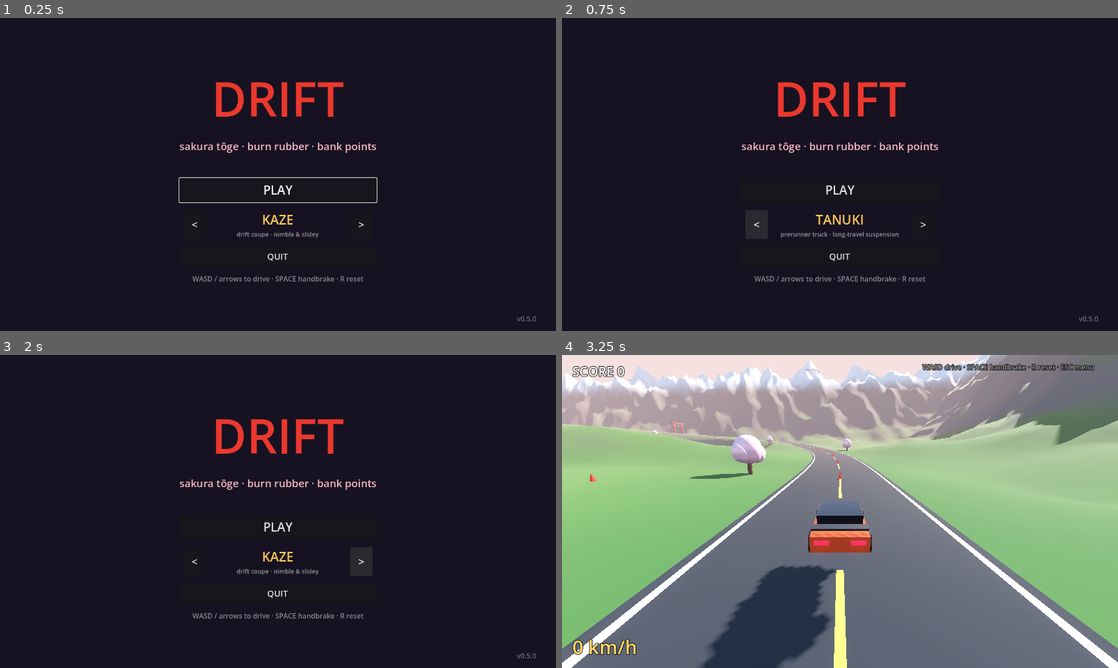
Above: before the commit, frames 1-4 (two rows, left to right).
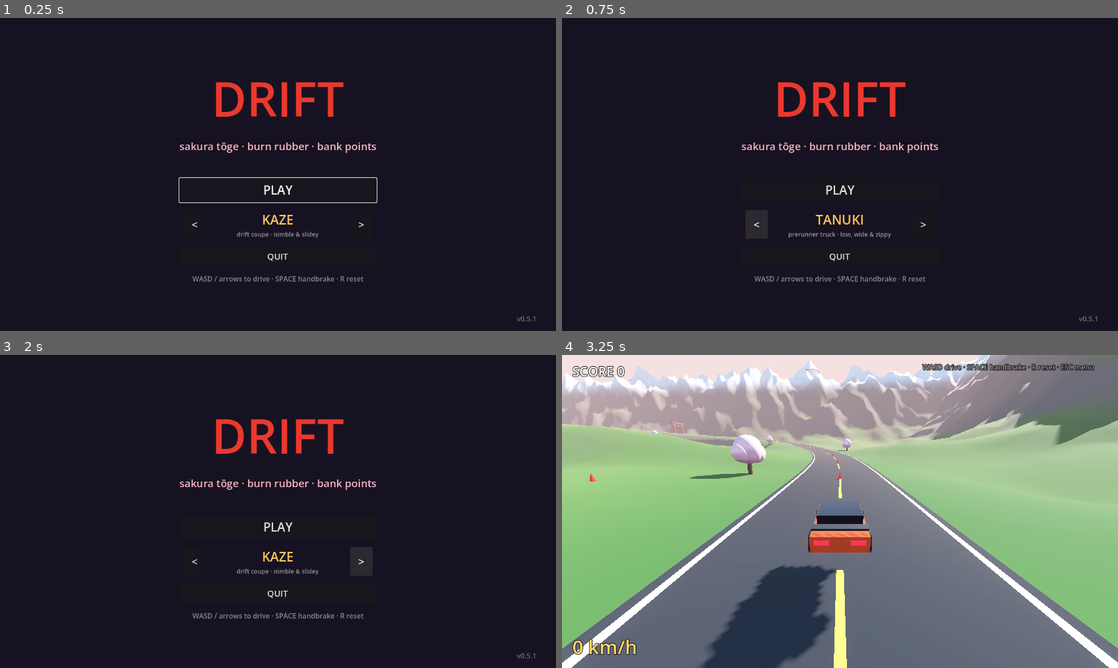
Above: after the commit, the same moments.

Repository: Sw0l1y/drift
Game: Godot game, scene res://scenes/MainMenu.tscn
Same seed, same stepped clock (60 frames per second), same inputs: the game is played once before the commit and once after it.
Inputs (mouse positions are in pixels of both pictures, inside the frame that each line leads up to):
- Up to frame 1 (0.25 s): no input
- Up to frame 2 (0.75 s): click "<" at 0.5 s
- Up to frame 3 (2 s): click ">" at 1.25 s
- Up to frame 4 (3.25 s): click "PLAY" at 2 s; tap Enter at 2.75 s; move the mouse to (962, 495) at 2.77 s; hold D from 2.78 s (still down); hold R from 2.78 s (still down); click (962, 495) at 2.92 s; tap Space at 3.02 s

The runs differ from the first frame. In frame 1, less than 0.1% of the frame differs, in the area x 95-97%, y 95-97%; in frame 2, 0.2%, in the area x 39-97%, y 68-97%; in frame 3, less than 0.1%; in frame 4, nothing differs.

Commit message:
v0.5.1 — prerunner reworked: low, wide, zippy
Reshaped TANUKI toward a real Tacoma-style prerunner per reference:
wider track (TRACK 1.28), slammed ride height (body dropped onto the
wheels, REST_LEN 0.7->0.55), low center of mass for a planted stance.
Gunmetal body with raw-aluminum skid bumpers, black fender flares
bulging over the tires, roof lamp pod row, head/taillights, visible
orange coilover shocks, fatter wheels.

Zippier: lighter (1400->1250kg), ENGINE_FORCE 24k->30k, TOP_SPEED
44->54, quicker steering — now ~0-108km/h in 4s vs the old sluggish
launch. Weight transfer / suspension behavior unchanged underneath.

Co-Authored-By: Claude Fable 5 <noreply@anthropic.com>

Diff:
--- a/project.godot
+++ b/project.godot
@@ -11,7 +11,7 @@
 [application]
 
 config/name="Drift"
-config/version="0.5.0"
+config/version="0.5.1"
 run/main_scene="res://scenes/MainMenu.tscn"
 config/features=PackedStringArray("4.6", "Forward Plus")
 config/icon="res://icon.svg"
--- a/scripts/Garage.gd
+++ b/scripts/Garage.gd
@@ -15,7 +15,7 @@
 		},
 		{
 			"name": "TANUKI",
-			"desc": "prerunner truck · long-travel suspension",
+			"desc": "prerunner truck · low, wide & zippy",
 			"script": preload("res://scripts/Truck.gd"),
 		},
 	]
--- a/scripts/Main.gd
+++ b/scripts/Main.gd
@@ -1,6 +1,6 @@
 extends Node3D
 
-const VERSION := "0.5.0"
+const VERSION := "0.5.1"
 const CONE_POINTS := 75
 
 const MAP_SIZE := 800.0
--- a/scripts/MainMenu.gd
+++ b/scripts/MainMenu.gd
@@ -1,6 +1,6 @@
 extends Control
 
-const VERSION := "0.5.0"
+const VERSION := "0.5.1"
 
 var _car_name: Label
 var _car_desc: Label
--- a/scripts/Truck.gd
+++ b/scripts/Truck.gd
@@ -9,18 +9,19 @@
 
 signal crashed(impact_speed: float)
 
-const TRUCK_MASS := 1400.0
-const ENGINE_FORCE := 24000.0
-const TOP_SPEED := 44.0
-const BRAKE_FORCE := 20000.0
-const REVERSE_FORCE := 11000.0
-const STEER_MAX := 0.55
-const SPRING_K := 26000.0        # N/m per wheel
-const SPRING_DAMP := 2400.0      # Ns/m per wheel
-const REST_LEN := 0.85           # suspension travel
-const WHEEL_RADIUS := 0.55
-const MU_LAT := 1.15
-const MU_LONG := 1.3
+const TRUCK_MASS := 1250.0       # lighter & more eager
+const ENGINE_FORCE := 30000.0
+const TOP_SPEED := 54.0
+const BRAKE_FORCE := 22000.0
+const REVERSE_FORCE := 12000.0
+const STEER_MAX := 0.6
+const TRACK := 1.28              # half-width of the wheelbase (wide stance)
+const SPRING_K := 30000.0        # N/m per wheel — long-travel coilover
+const SPRING_DAMP := 2600.0      # Ns/m per wheel
+const REST_LEN := 0.55           # lower ride height than before
+const WHEEL_RADIUS := 0.52
+const MU_LAT := 1.25
+const MU_LONG := 1.45
 const QUARTER_MASS := TRUCK_MASS / 4.0
 
 var flat_speed := 0.0
@@ -42,10 +43,10 @@
 func _ready() -> void:
 	spawn_transform = global_transform
 	mass = TRUCK_MASS
-	gravity_scale = 1.8
+	gravity_scale = 1.9
 	center_of_mass_mode = RigidBody3D.CENTER_OF_MASS_MODE_CUSTOM
-	center_of_mass = Vector3(0, 0.5, 0.05)
-	angular_damp = 0.8
+	center_of_mass = Vector3(0, 0.2, 0.05)   # low CoM — wide+low stance resists roll
+	angular_damp = 0.9
 	linear_damp = 0.0
 	continuous_cd = true
 	can_sleep = false
@@ -56,10 +57,10 @@
 	physics_material_override = phys
 
 	for hp in [
-		{"pos": Vector3(-0.98, 0.1, -1.55), "steer": true},
-		{"pos": Vector3(0.98, 0.1, -1.55), "steer": true},
-		{"pos": Vector3(-0.98, 0.1, 1.55), "steer": false},
-		{"pos": Vector3(0.98, 0.1, 1.55), "steer": false},
+		{"pos": Vector3(-TRACK, 0.15, -1.62), "steer": true},
+		{"pos": Vector3(TRACK, 0.15, -1.62), "steer": true},
+		{"pos": Vector3(-TRACK, 0.15, 1.62), "steer": false},
+		{"pos": Vector3(TRACK, 0.15, 1.62), "steer": false},
 	]:
 		_wheels.append({
 			"pos": hp["pos"], "steer": hp["steer"],
@@ -233,63 +234,98 @@
 func _build_collision() -> void:
 	var col := CollisionShape3D.new()
 	var shape := BoxShape3D.new()
-	shape.size = Vector3(2.0, 1.2, 4.4)
+	shape.size = Vector3(2.2, 0.95, 4.5)
 	col.shape = shape
-	col.position = Vector3(0, 1.0, 0)
+	col.position = Vector3(0, 0.75, 0)
 	add_child(col)
 
 func _build_visuals() -> void:
+	# Gunmetal body, raw-aluminum flares/skid, charcoal trim — low & wide.
 	var body_mat := StandardMaterial3D.new()
-	body_mat.albedo_color = Color(0.92, 0.89, 0.82)
-	body_mat.roughness = 0.5
-	body_mat.metallic = 0.2
+	body_mat.albedo_color = Color(0.27, 0.29, 0.32)
+	body_mat.roughness = 0.45
+	body_mat.metallic = 0.45
+	var flare_mat := StandardMaterial3D.new()
+	flare_mat.albedo_color = Color(0.12, 0.12, 0.13)
+	flare_mat.roughness = 0.85
 	var dark_mat := StandardMaterial3D.new()
-	dark_mat.albedo_color = Color(0.09, 0.09, 0.1)
+	dark_mat.albedo_color = Color(0.07, 0.07, 0.08)
 	dark_mat.roughness = 0.8
-	var accent_mat := StandardMaterial3D.new()
-	accent_mat.albedo_color = Color(0.85, 0.2, 0.12)
-	accent_mat.roughness = 0.6
+	var skid_mat := StandardMaterial3D.new()
+	skid_mat.albedo_color = Color(0.62, 0.63, 0.66)
+	skid_mat.metallic = 0.8
+	skid_mat.roughness = 0.35
 	var glass_mat := StandardMaterial3D.new()
-	glass_mat.albedo_color = Color(0.1, 0.12, 0.18)
-	glass_mat.metallic = 0.8
+	glass_mat.albedo_color = Color(0.08, 0.1, 0.14)
+	glass_mat.metallic = 0.85
 	glass_mat.roughness = 0.1
 
-	_box(Vector3(1.9, 0.3, 4.3), Vector3(0, 0.55, 0), dark_mat)        # frame
-	_box(Vector3(2.05, 0.55, 4.4), Vector3(0, 0.95, 0), body_mat)      # tub
-	_box(Vector3(1.9, 0.28, 1.3), Vector3(0, 1.32, -1.45), body_mat)   # hood
-	_box(Vector3(1.6, 0.1, 1.0), Vector3(0, 1.48, -1.45), accent_mat)  # hood stripe
-	_box(Vector3(1.85, 0.72, 1.5), Vector3(0, 1.72, -0.25), body_mat)  # cab
-	_box(Vector3(1.7, 0.5, 1.3), Vector3(0, 1.78, -0.25), glass_mat)   # glass
-	_box(Vector3(1.9, 0.12, 1.7), Vector3(0, 1.28, 1.35), dark_mat)    # bed floor
-	_box(Vector3(0.12, 0.4, 1.7), Vector3(-0.92, 1.5, 1.35), body_mat) # bed rail L
-	_box(Vector3(0.12, 0.4, 1.7), Vector3(0.92, 1.5, 1.35), body_mat)  # bed rail R
-	_box(Vector3(1.6, 0.14, 0.22), Vector3(0, 2.22, -0.7), dark_mat)   # light bar
-
+	# Low, wide body — slammed down over the wheels (origin rests ~0.78,
+	# wheel centers ~0.52, so the body wraps the tire tops).
+	_box(Vector3(2.0, 0.2, 4.4), Vector3(0, 0.02, 0), dark_mat)         # frame skid
+	_box(Vector3(2.1, 0.46, 4.3), Vector3(0, 0.26, 0.05), body_mat)     # main tub (wide)
+	_box(Vector3(2.0, 0.24, 1.5), Vector3(0, 0.5, -1.35), body_mat)     # hood
+	_box(Vector3(1.95, 0.52, 1.6), Vector3(0, 0.74, -0.15), body_mat)   # cab
+	_box(Vector3(1.78, 0.4, 1.4), Vector3(0, 0.8, -0.15), glass_mat)    # greenhouse
+	_box(Vector3(2.0, 0.1, 1.7), Vector3(0, 0.52, 1.45), dark_mat)      # bed floor
+	_box(Vector3(0.1, 0.3, 1.7), Vector3(-1.0, 0.65, 1.45), body_mat)   # bed rail L
+	_box(Vector3(0.1, 0.3, 1.7), Vector3(1.0, 0.65, 1.45), body_mat)    # bed rail R
+
+	# Aggressive front: skid bumper + grille block.
+	_box(Vector3(2.0, 0.32, 0.3), Vector3(0, 0.22, -2.15), skid_mat)    # front bumper
+	_box(Vector3(1.7, 0.36, 0.16), Vector3(0, 0.48, -2.05), dark_mat)   # grille
+	_box(Vector3(2.0, 0.26, 0.25), Vector3(0, 0.18, 2.18), skid_mat)    # rear bumper
+
+	# Wide fiberglass fender flares bulging over each wheel.
+	for fx in [-1.0, 1.0]:
+		for fz in [-1.62, 1.62]:
+			_box(Vector3(0.6, 0.3, 1.4), Vector3(fx * 1.24, 0.42, fz), flare_mat)
+
+	# Headlights & taillights.
+	var head_mat := StandardMaterial3D.new()
+	head_mat.albedo_color = Color(1.0, 0.96, 0.85)
+	head_mat.emission_enabled = true
+	head_mat.emission = Color(1.0, 0.95, 0.8)
+	head_mat.emission_energy_multiplier = 2.0
+	var tail_mat := StandardMaterial3D.new()
+	tail_mat.albedo_color = Color(1.0, 0.15, 0.12)
+	tail_mat.emission_enabled = true
+	tail_mat.emission = Color(1.0, 0.1, 0.08)
+	tail_mat.emission_energy_multiplier = 2.2
+	for sx in [-1.0, 1.0]:
+		_box(Vector3(0.42, 0.22, 0.08), Vector3(sx * 0.72, 0.46, -2.12), head_mat)
+		_box(Vector3(0.4, 0.24, 0.08), Vector3(sx * 0.82, 0.64, 2.22), tail_mat)
+
+	# Roof light bar with a row of lamps (the prerunner signature).
+	_box(Vector3(1.9, 0.1, 0.2), Vector3(0, 1.08, -0.55), dark_mat)
 	var lamp_mat := StandardMaterial3D.new()
-	lamp_mat.albedo_color = Color(1.0, 0.8, 0.4)
+	lamp_mat.albedo_color = Color(1.0, 0.97, 0.85)
 	lamp_mat.emission_enabled = true
-	lamp_mat.emission = Color(1.0, 0.75, 0.35)
-	lamp_mat.emission_energy_multiplier = 2.2
-	for i in 4:
-		_box(Vector3(0.2, 0.16, 0.1), Vector3(-0.57 + i * 0.38, 2.24, -0.78), lamp_mat)
-
-	var spare := MeshInstance3D.new()
-	var spare_mesh := CylinderMesh.new()
-	spare_mesh.top_radius = 0.5
-	spare_mesh.bottom_radius = 0.5
-	spare_mesh.height = 0.35
-	spare.mesh = spare_mesh
-	spare.material_override = dark_mat
-	spare.position = Vector3(0, 1.5, 1.35)
-	add_child(spare)
+	lamp_mat.emission = Color(1.0, 0.95, 0.8)
+	lamp_mat.emission_energy_multiplier = 2.4
+	for i in 6:
+		var lamp := MeshInstance3D.new()
+		var lamp_mesh := CylinderMesh.new()
+		lamp_mesh.top_radius = 0.1
+		lamp_mesh.bottom_radius = 0.1
+		lamp_mesh.height = 0.1
+		lamp.mesh = lamp_mesh
+		lamp.material_override = lamp_mat
+		lamp.rotation.x = PI / 2.0
+		lamp.position = Vector3(-0.8 + i * 0.32, 1.14, -0.62)
+		add_child(lamp)
 
 	var tire_mat := StandardMaterial3D.new()
-	tire_mat.albedo_color = Color(0.07, 0.07, 0.08)
+	tire_mat.albedo_color = Color(0.06, 0.06, 0.07)
 	tire_mat.roughness = 0.95
 	var hub_mat := StandardMaterial3D.new()
-	hub_mat.albedo_color = Color(0.7, 0.68, 0.62)
-	hub_mat.metallic = 0.7
-	hub_mat.roughness = 0.4
+	hub_mat.albedo_color = Color(0.55, 0.56, 0.6)
+	hub_mat.metallic = 0.75
+	hub_mat.roughness = 0.35
+	var shock_mat := StandardMaterial3D.new()
+	shock_mat.albedo_color = Color(0.92, 0.45, 0.12)   # orange coilover spring
+	shock_mat.metallic = 0.4
+	shock_mat.roughness = 0.5
 
 	for w: Dictionary in _wheels:
 		var pivot := Node3D.new()
@@ -297,25 +333,39 @@
 		add_child(pivot)
 		var spinner := Node3D.new()
 		pivot.add_child(spinner)
+		# Beefy offroad tire (wider) + spoked-look hub.
 		var tire := MeshInstance3D.new()
 		var tire_mesh := CylinderMesh.new()
 		tire_mesh.top_radius = WHEEL_RADIUS
 		tire_mesh.bottom_radius = WHEEL_RADIUS
-		tire_mesh.height = 0.45
+		tire_mesh.height = 0.52
 		tire.mesh = tire_mesh
 		tire.material_override = tire_mat
 		tire.rotation.z = PI / 2.0
 		spinner.add_child(tire)
 		var hub := MeshInstance3D.new()
 		var hub_mesh := CylinderMesh.new()
-		hub_mesh.top_radius = WHEEL_RADIUS * 0.45
-		hub_mesh.bottom_radius = WHEEL_RADIUS * 0.45
-		hub_mesh.height = 0.47
+		hub_mesh.top_radius = WHEEL_RADIUS * 0.5
+		hub_mesh.bottom_radius = WHEEL_RADIUS * 0.5
+		hub_mesh.height = 0.54
 		hub.mesh = hub_mesh
 		hub.material_override = hub_mat
 		hub.rotation.z = PI / 2.0
 		spinner.add_child(hub)
 		w["pivot"] = pivot
+		# Visible coilover shock from the body down toward the wheel.
+		var shock := MeshInstance3D.new()
+		var shock_mesh := CylinderMesh.new()
+		shock_mesh.top_radius = 0.09
+		shock_mesh.bottom_radius = 0.09
+		shock_mesh.height = 0.7
+		shock.mesh = shock_mesh
+		var sx: float = w["pos"].x
+		var sz: float = w["pos"].z
+		shock.position = Vector3(sx * 0.72, 0.1, sz * 0.85)
+		shock.rotation.z = sx * 0.22
+		shock.material_override = shock_mat
+		add_child(shock)
 		w["spinner"] = spinner
 
 func _box(size: Vector3, pos: Vector3, mat: StandardMaterial3D) -> void:
@@ -334,7 +384,7 @@
 		p.lifetime = 1.1
 		p.local_coords = false
 		p.emitting = false
-		p.position = Vector3(0.95 * side, 0.1, 1.6)
+		p.position = Vector3(1.2 * side, 0.1, 1.6)
 
 		var mat := ParticleProcessMaterial.new()
 		mat.direction = Vector3(0, 1, 0)
